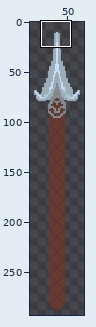
One commit to this sprite sheet: RobberJotunn/Assets/Sprites/big_spear1.png. Above: a wide view before the commit, with the close-up outlined.
Close-up. Before the commit:
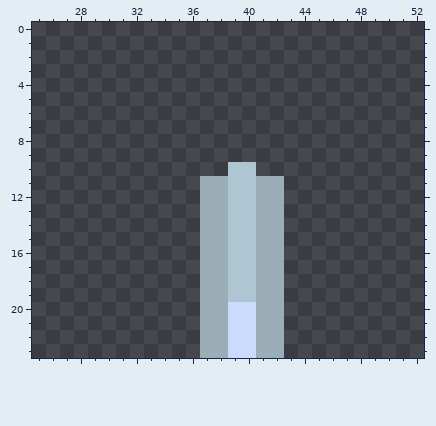
The file is 80x320 pixels. Shown: x 25..52, y 0..23. The wide view leaves out empty margins.
New version:
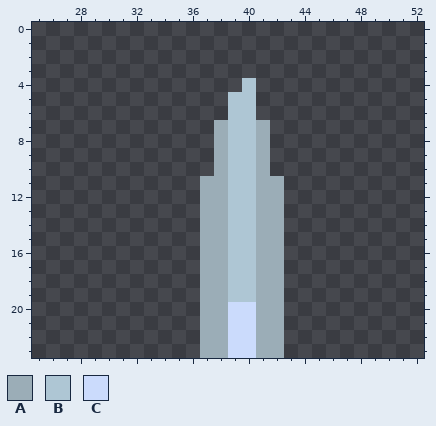
Palette (. is transparent): A #9badb7  B #aec6d4  C #cbdbfc
From old to new:
Changed rows in their new state; - is an unchanged pixel.
first column x 38:
 4 --B-
 5 -BB-
 6 -BB-
 7 ABBA
 8 ABBA
 9 ABBA
10 A--A
